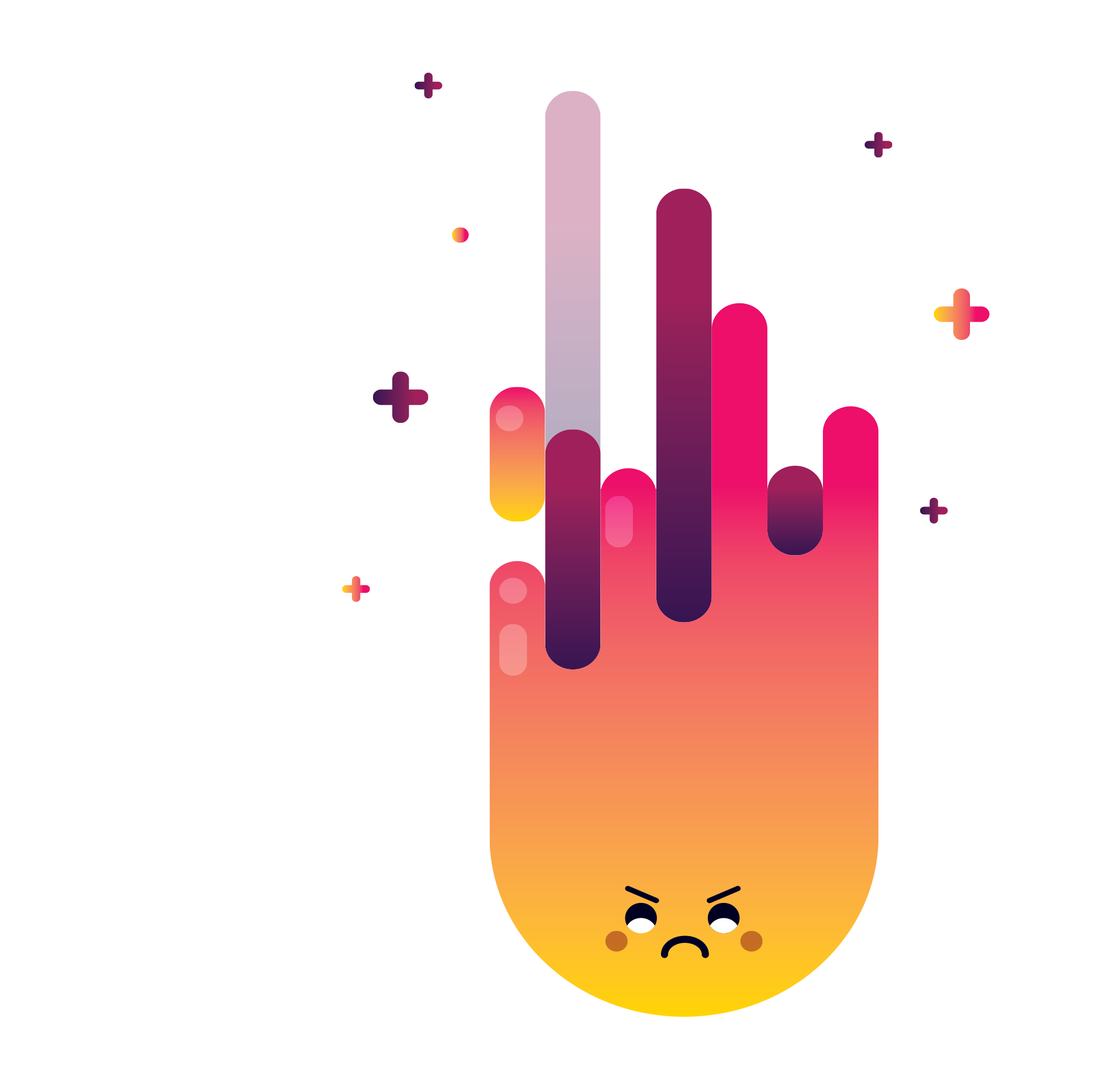
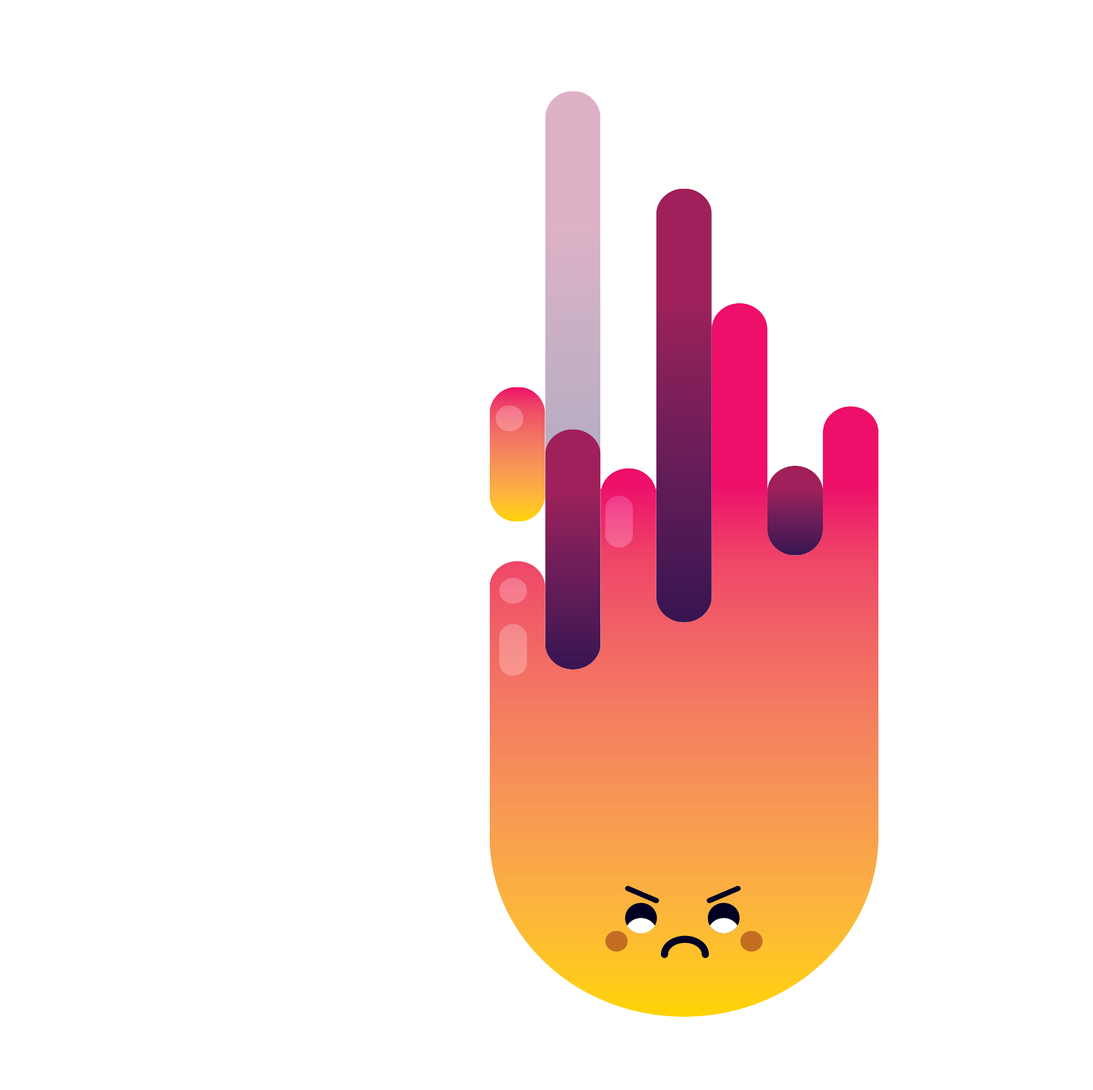
Before/after of a 1093px x 1090px layered artwork. What changed in the layer stack:
painted on "Vector Smart Object" over [342,72,990,1017]
